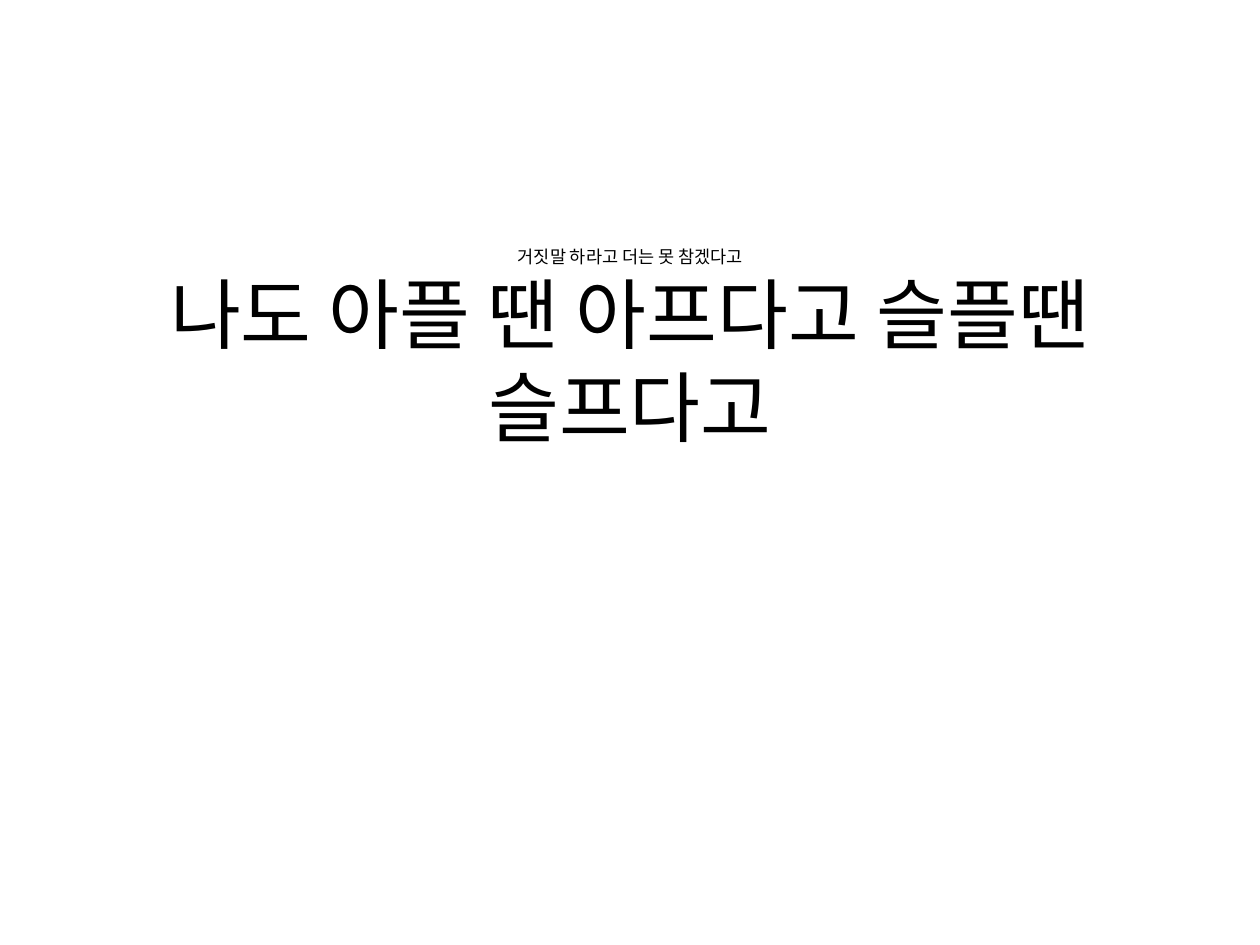
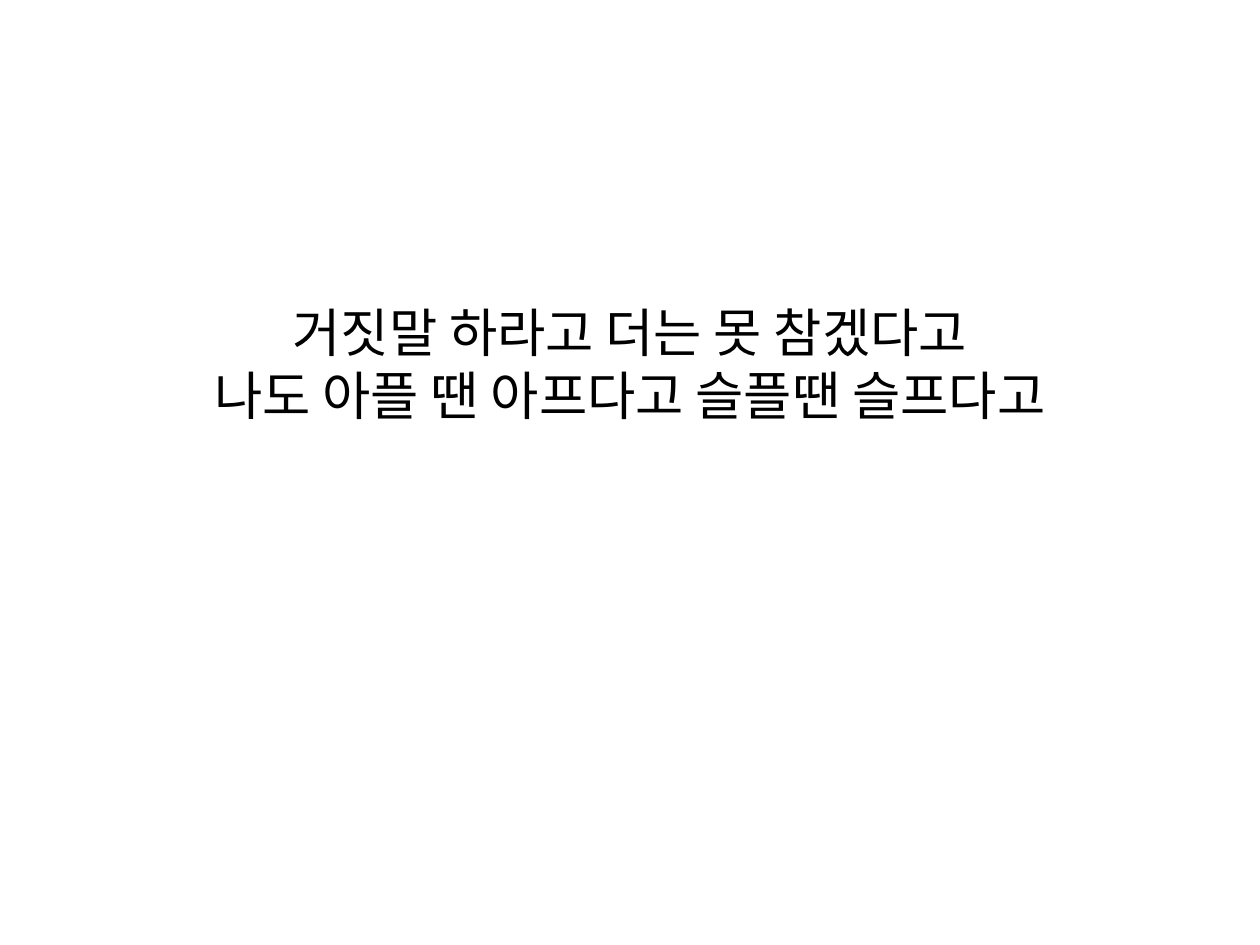
Before and after one commit to everydayday/pptTransform, a slide deck: slide 28 of Slide/add all slides1.pptx. Drawn at 1260x945 pixels with LibreOffice and Linux fonts; fonts in the diff are those of the drawing. Boxes give left, top, right and bottom in pixels: in the first picture for what was removed or moved away, otherwise in the second. Text is boxed around its words. In the diff, an @@ line names an element or a change of style, - is before the commit and + after.

```diff
--- a/Slide/add all slides1.pptx
+++ b/Slide/add all slides1.pptx
@@ title at [214,308,1045,419]: text changed; size 44 to 30 pt; font Calibri to Noto Sans CJK KR @@
-거짓말 하라고 더는 못 참겠다고
-나도 아플 땐 아프다고 슬플땐 슬프다고
+거짓말 하라고 더는 못 참겠다고
+나도 아플 땐 아프다고 슬플땐 슬프다고
```
Also in this commit, not shown: 39 other slides changed, 3 other files.
